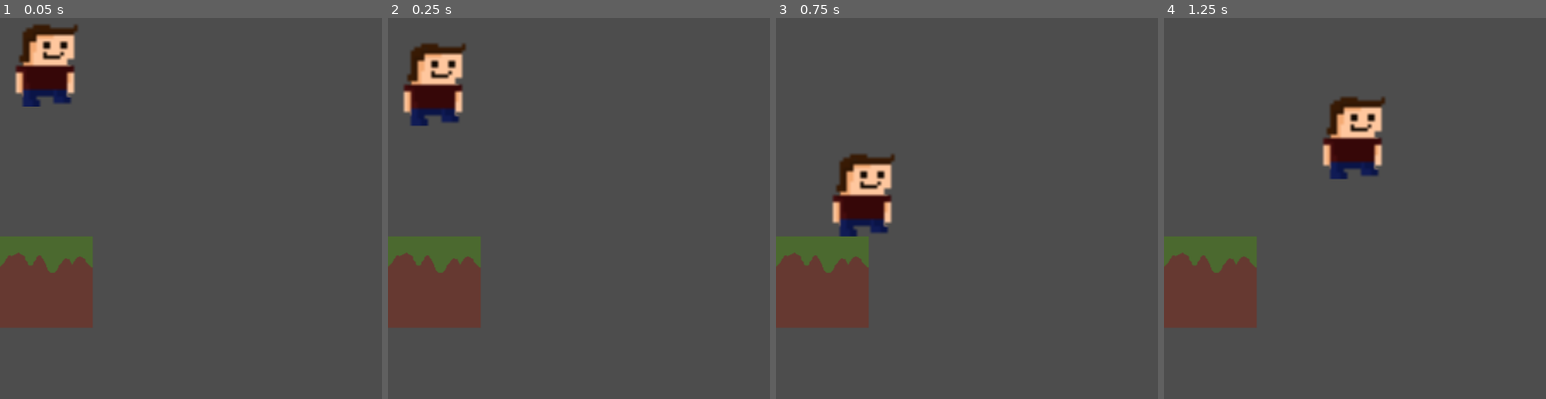
Above: before the commit, frames 1-4 (left to right).
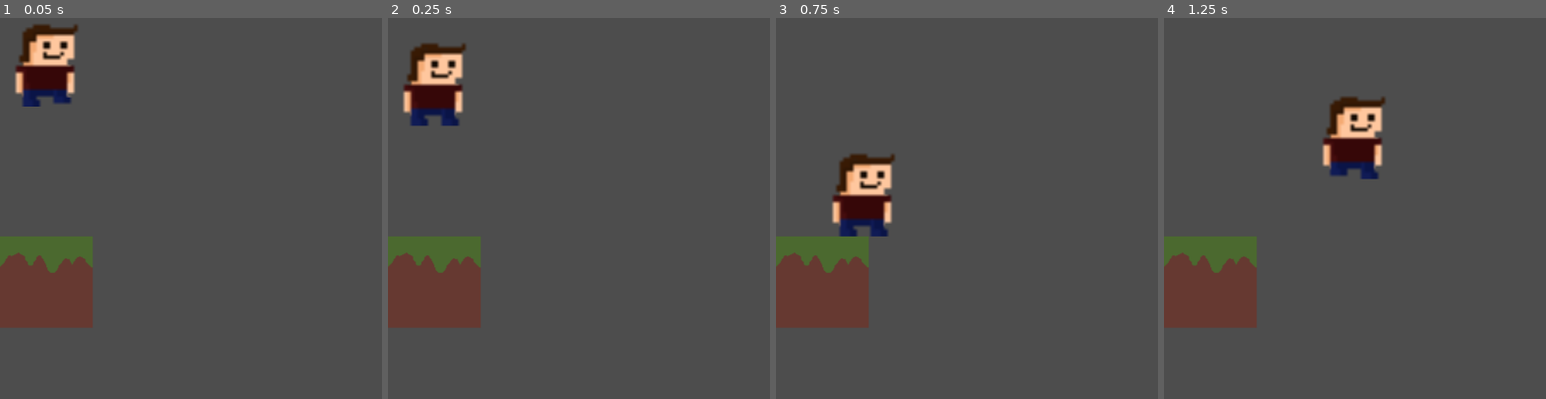
Above: after the commit, the same moments.

Repository: TreFaglarFilm/Spel-med-Wilmer
Game: Godot game, scene res://node_2d.tscn
Same seed, same stepped clock (60 frames per second), same inputs: the game is played once before the commit and once after it.
Inputs:
- Up to frame 1 (0.05 s): no input
- Up to frame 2 (0.25 s): no input
- Up to frame 3 (0.75 s): tap Enter (ui_accept) at 0.5 s; hold Right (ui_right) from 0.53 s (still down)
- Up to frame 4 (1.25 s): keep holding Right (ui_right); tap Enter (ui_accept) at 0.77 s

Frame 1 is identical in both runs. In frame 2, less than 0.1% of the frame differs, in the area x 13-19%, y 25-29%; in frame 3, less than 0.1%; in frame 4, 0.1%, in the area x 43-57%, y 39-43%.

Commit message:
fixade animationen

Diff:
--- a/spel/spelmedfåglarna!/node_2d.tscn
+++ b/spel/spelmedfåglarna!/node_2d.tscn
@@ -113,7 +113,8 @@
 scale = Vector2(5.002, 5)
 sprite_frames = SubResource("SpriteFrames_4d7sh")
 animation = &"Walking"
-frame_progress = 0.955733
+autoplay = "Walking"
+frame_progress = 0.0559786
 
 [node name="StaticBody2D" type="StaticBody2D" parent="."]
 
